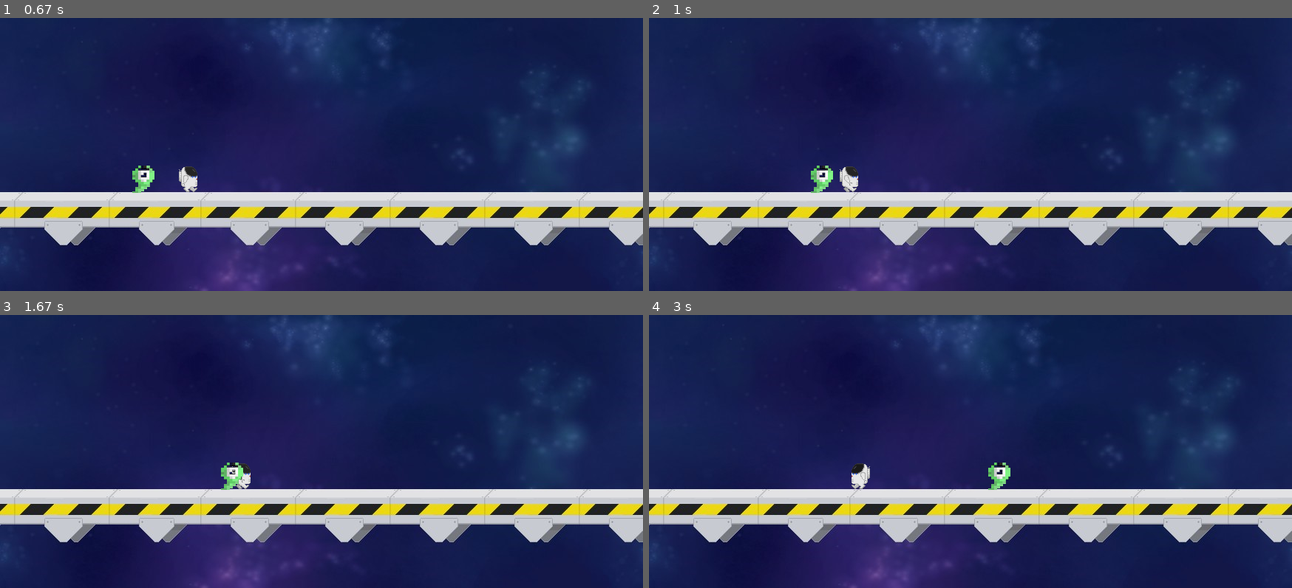
Above: before the commit, frames 1-4 (two rows, left to right).
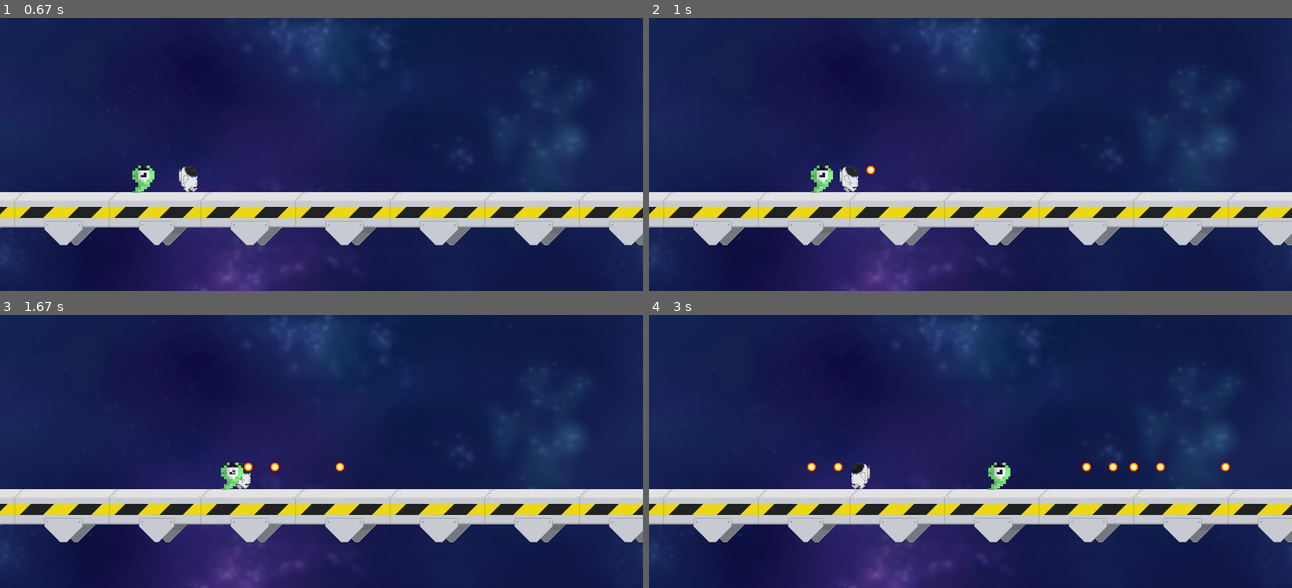
Above: after the commit, the same moments.

Repository: danrleydaniel/pygame
Game: pygame game, started from Galaxy pathfinder/principal.py
The game is run twice, just before and just after one commit, with the same random seed, the same clock (stepped at 60 frames per second) and the same inputs.
Inputs:
- Up to frame 1 (0.67 s): hold Space from 0.33 s (still down); hold Right from 0.33 s (still down)
- Up to frame 2 (1 s): release Space at 0.8 s; release Right at 0.8 s; tap Space at 0.83 s
- Up to frame 3 (1.67 s): hold Right 1.17-1.63 s; tap Space at 1.23, 1.53 s
- Up to frame 4 (3 s): hold Right 1.67-2.13 s; tap Space at 1.73, 2.03, 2.23, 2.53, 2.8 s; hold Left 2.17-2.7 s; hold Left from 2.73 s (still down)

Frame 1 is identical in both runs. In frame 2, less than 0.1% of the frame differs, in the area x 33-36%, y 54-58%; in frame 3, 0.1%; in frame 4, 0.3%, in the area x 24-91%, y 54-58%.

Commit message:
Disparo do astronauta adicionado

Diff:
--- a/Galaxy pathfinder/principal.py
+++ b/Galaxy pathfinder/principal.py
@@ -1,5 +1,6 @@
 import pygame
 import personagem
+import objetos
 from pygame.locals import *
 '''
 	Este projeto foi feito baseando-se na aula:
@@ -26,18 +27,24 @@
 dire = 0 #Usado na movimentação do astronauta
 mov = 0 #Usado na movimentação do astronauta
 relo = pygame.time.Clock() #Relógio para diminuir um pouco a velocidade do jogo
+window = pygame.Rect((0 , 0),(w , h))
 
 '''   direita	  esquerda    parado   '''
 pos = [[87, 116], [29, 58], [0, 145]] #Define a movimentação do astronauta
 
 '''          pos1      pos2    pos3    '''
 pos_alien = [1    ,    93,     141] #Define a movimentação do alien
+'''         direita       esquerda      '''
+pos_tiro = [   0   ,        33     ] #Define a movimentação do disparo
 
 itens = pygame.image.load("images/astronauta.png") #Carrega os sprites do astronauta
 fundo = pygame.image.load("images/background.jpg") #Carrega a imagem de fundo
 alien = pygame.image.load("images/alien.png") #Carrega os sprites do alien
 astro = personagem.Personagem(0, 0, 200, 200, 29, 37) #Cria o astronauta
 enemy = personagem.Alien(0, 0, 100, 200, 30, 37) #Cria o alien
+shoot = pygame.image.load("images/disparo.png") #Carrega os sprites do tiro
+shoot_rect = pygame.Rect(13, 13, 13, 13) #Cria a área do disparo
+shoots = pygame.sprite.Group() #Cria o grupo de disparos
 
 #Para tocar a música:
 pygame.mixer.music.load("music/through space.ogg")
@@ -58,54 +65,84 @@
 	surf.set_colorkey(alpha)
 	win.blit(surf, (x, y))
 
-def control(obj):
+def draw_group(group): #Desenha um grupo
+	for s in group:
+		win.blit(s.image, (s.x, s.y))
+
+def control(obj): #Controla o personagem
 	global dire, mov
 	key = pygame.key.get_pressed()
 	if key[K_LEFT]:
 		obj.x -= 1
 		mov -= 1
 		dire = 0
+		obj.posicao = "left"
 	if key[K_RIGHT] and obj.x < w - obj.w:
 		obj.x += 1
 		dire = 1
 		mov += 1
+		obj.posicao = "right"
 
 	if mov > 19:
 		mov = 0
 	if mov < 0:
 		mov = 19
 
+
+
 def is_colliding(obj1, obj2, dist): #Recebe os dois objetos que eu quero testar a colisão, e a distância de colisão desejada
 	if obj1.x >= obj2.x - dist and obj1.x <= obj2.x + dist:
 		return True
 
+def hit(inimigo, disparo, dist): #Recebe como parâmetro o alien e o disparo, para ver se estão colidindo. Recebe também a distância de colisão
+	if inimigo.x >= disparo.x and inimigo.x <= disparo.x + dist:
+		return True
+
 while game:
 
-	win.blit(fundo, (0,0))
+	win.blit(fundo, (0,0)) #Coloca o background na tela
 
-	control(astro)
-	masked_blit(win, itens, pos[dire][int(mov / 10)], astro.wy, astro.x, astro.y, astro.w, astro.h)
-	masked_blit(win, alien, pos_alien[enemy.direc], enemy.wy, enemy.x, enemy.y, enemy.w, enemy.h)
-	pygame.display.flip()
+	control(astro) #Permite controlar o personagme
+	masked_blit(win, itens, pos[dire][int(mov / 10)], astro.wy, astro.x, astro.y, astro.w, astro.h) #Exibe na tela a animação do personagem
+	masked_blit(win, alien, pos_alien[enemy.direc], enemy.wy, enemy.x, enemy.y, enemy.w, enemy.h) #Exibe na tela a animação do alien
+	draw_group(shoots) #Desenha o grupo de disparos
+	pygame.display.flip() #Atualiza a tela
 
 	win.fill((255, 255, 255))
 
-	if is_colliding(astro, enemy, 25):
-		print("Está colidindo")
+	if is_colliding(astro, enemy, 25): #Se o astronauta colidir com o inimigo...
+		print("O alienígena te atacou") #O jogo diz que o astronauta foi atacado
 
-	enemy.update(w)
-	relo.tick(700)
+	for t in shoots:
+		if t.rect.centerx > (astro.x + 500):
+			t.kill() #Se o tiro se afastar muito do personagem, ele é deletado
+		if t.rect.centerx < (astro.x - 500):
+			t.kill() #Se o tiro se afastar muito do personagem, ele é deletado
+
+		if hit(enemy, t, 20): #Quando o tiro atinge o inimigo...
+			t.kill() #... o tiro é deletado...
+			print("O alienígena foi atingido!") #... e o jogo diz que o alienígena foi atingido pelo tiro
+
+	enemy.update(w) #Atualiza as animações do alien
+	shoots.update() #Atualiza os tiros
+	relo.tick(700) #Dá uma pausa de 700 milissegundos no jogo para as animações não ficarem muito frenéticas
 
 	for e in pygame.event.get():
 		if e.type == pygame.QUIT:
-			game = False
+			game = False #O jogo para quando o jogador aperta o X
+
+		if e.type == pygame.KEYDOWN:
+			if e.key == pygame.K_SPACE: #O personagem atira quando o jogador aperta espaço
+				tiro = objetos.Tiro(dire, shoot, astro, shoot_rect)
+				shoots.add(tiro)
+
 
 '''
 Desafios para as próximas atualizações:
 
 	- Colocar alien inimigo (✓)
 	- Adicionar colisão com inimigo (✓)
-	- Adicionar disparos do astronauta()
+	- Adicionar disparos do astronauta(✓)
 	- Adicionar sistema de gasolina e foguete ()
 	- Adicionar múltiplas fases ()
 	- Adicionar boss na fase 3 ()
